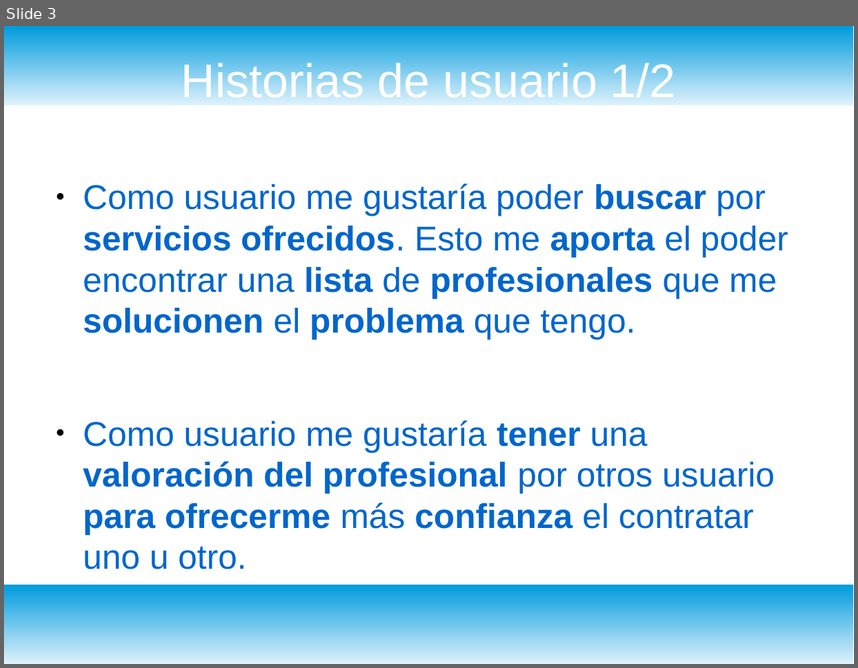
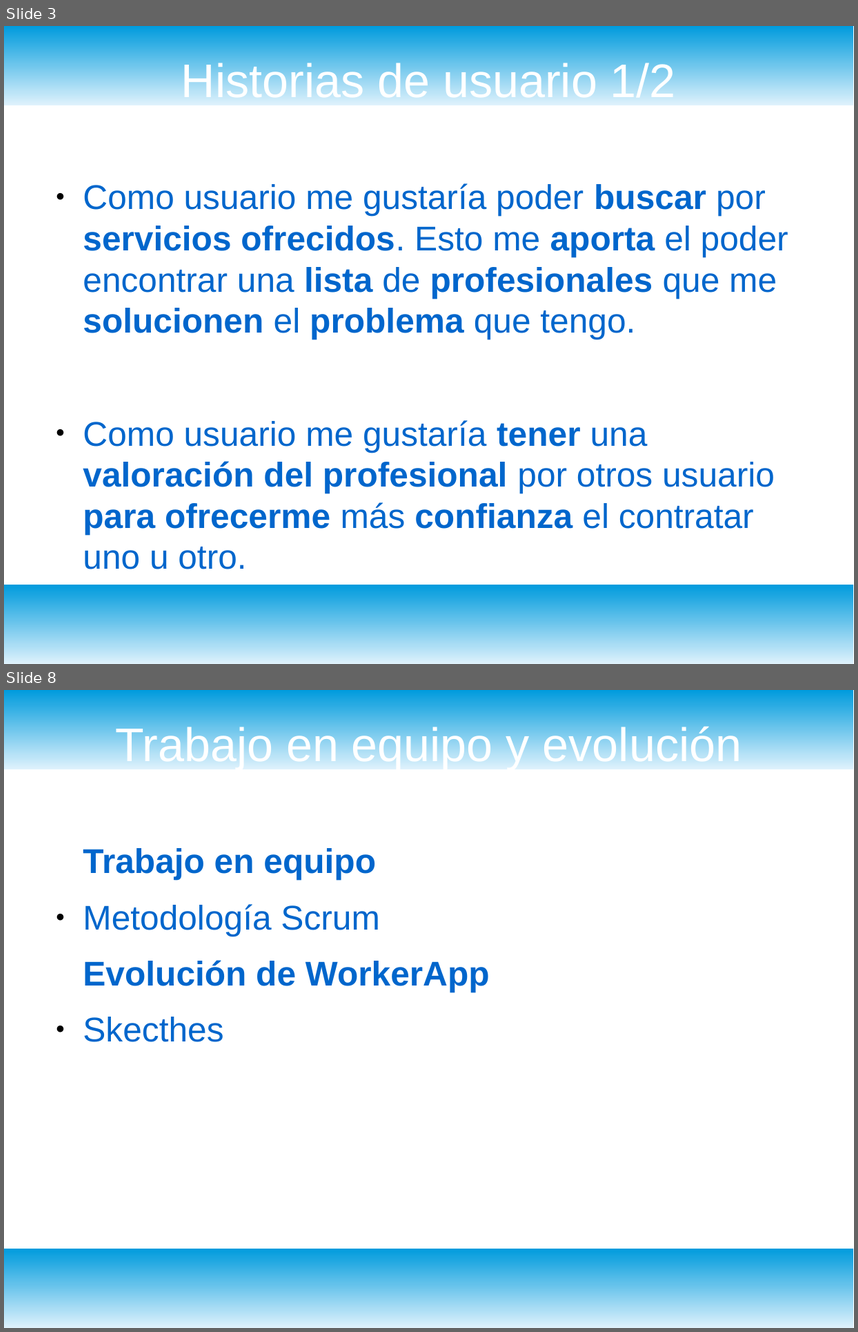
Before and after one commit to bugtamer/WorkerApp2, a slide deck: doc/presentación.odp. Shown one above the other, each under a label of ours: slide 3 before the commit, slides 3 and 8 after it; the slides between them are not shown. The pictures are 858x668 and 858x1332 pixels, drawn with LibreOffice and Linux fonts; fonts in the diff are those of the drawing. Boxes give left, top, right and bottom in pixels: in the first picture for what was removed or moved away, otherwise in the second. Text is boxed around its words. In the diff, an @@ line names an element or a change of style, - is before the commit and + after.

```diff
--- a/doc/presentación.odp
+++ b/doc/presentación.odp
@@ slide 8 added at (4,690,854,1328), background #FFFFFF; not listed: 2 template elements that a slide beside it also shows @@
@@ title added at (115,723,742,769), 44 pt, text #FFFFFF @@
+Trabajo en equipo y evolución
@@ text added at (83,848,380,936), 32 pt, text #0066CC @@
+Trabajo en equipo
+● Metodología Scrum
@@ text added at (83,960,490,1042), 32 pt, text #0066CC, bold @@
+Evolución de WorkerApp
+● Skecthes
```
Also in this commit, not shown: 2 slides changed, 6 other slides added, 18 other files.
